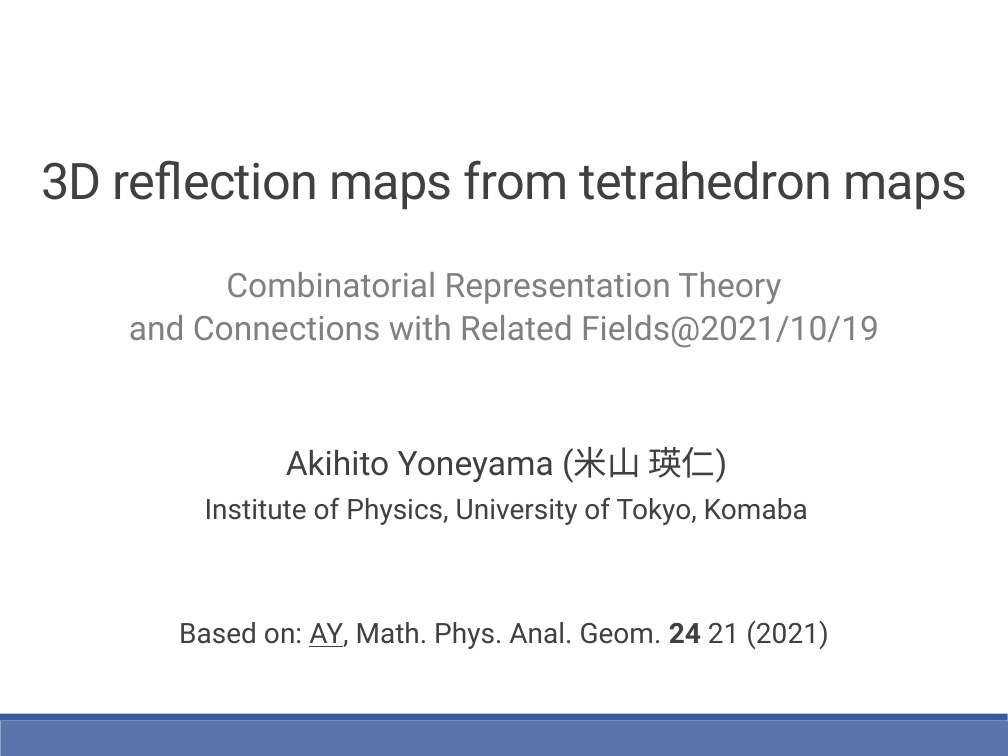
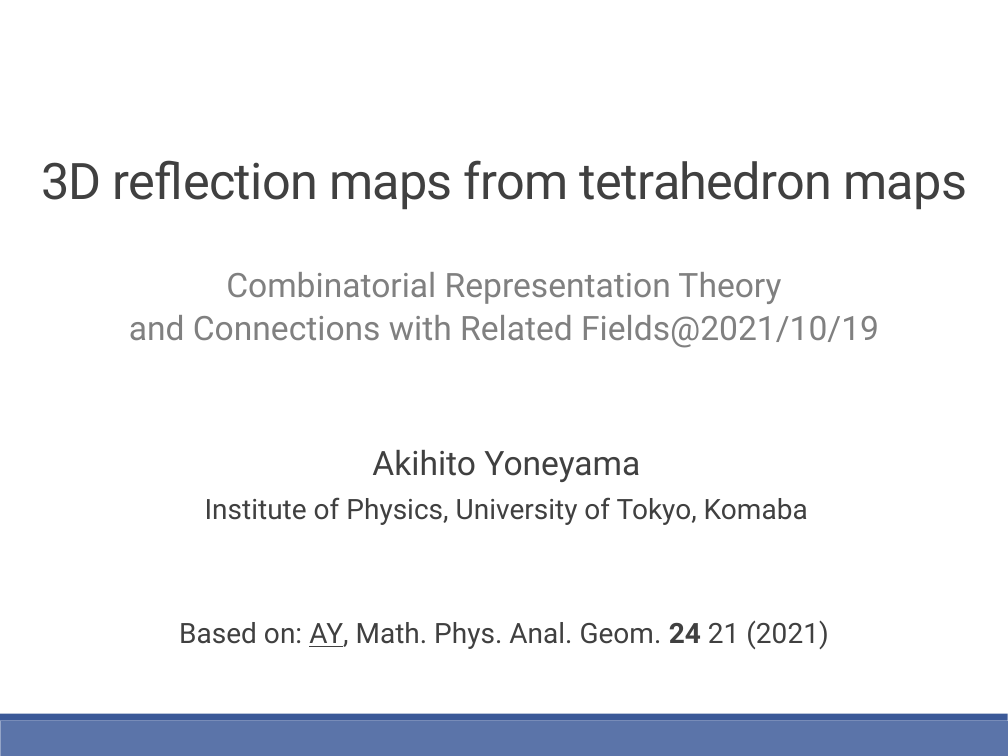
Before and after one commit to AkiYoneyama/homepage, a slide deck: slide 1 of files/RIMS2021.pptm. Drawn at 1008x756 pixels with LibreOffice and Linux fonts; fonts in the diff are those of the drawing. Boxes give left, top, right and bottom in pixels: in the first picture for what was removed or moved away, otherwise in the second. Text is boxed around its words. In the diff, an @@ line names an element or a change of style, - is before the commit and + after.

```diff
--- a/files/RIMS2021.pptm
+++ b/files/RIMS2021.pptm
@@ text at (x1=372, y1=450, x2=640, y2=482): text changed @@
-Akihito Yoneyama (米山 瑛仁)
+Akihito Yoneyama
```
Also in this commit, not shown: 9 other files.
